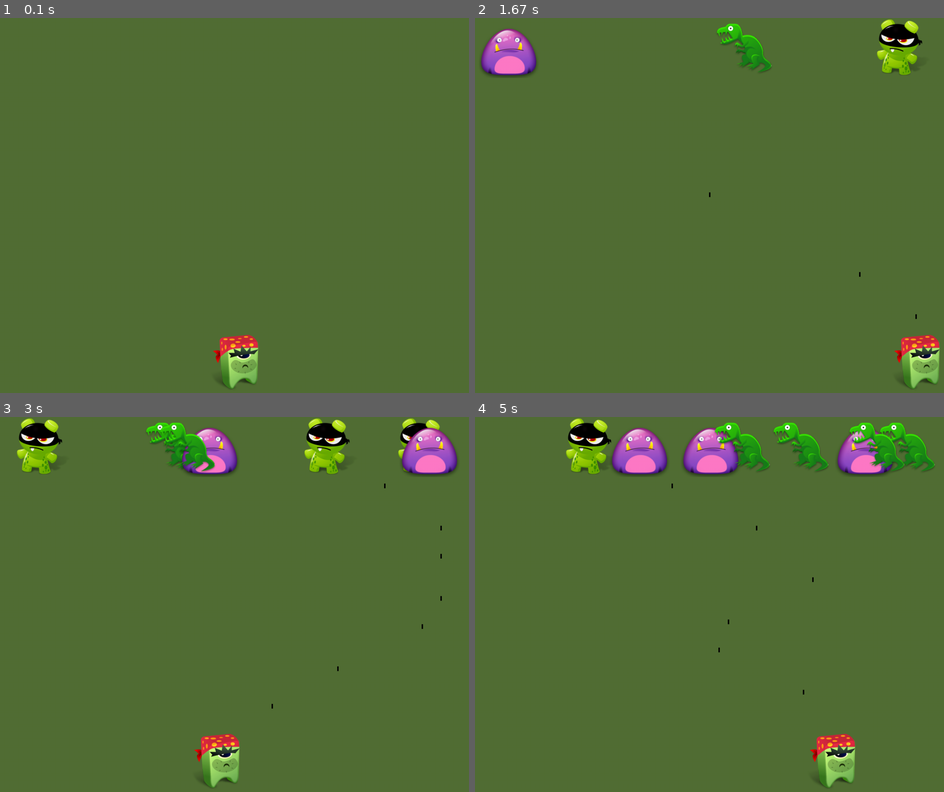
Above: before the commit, frames 1-4 (two rows, left to right).
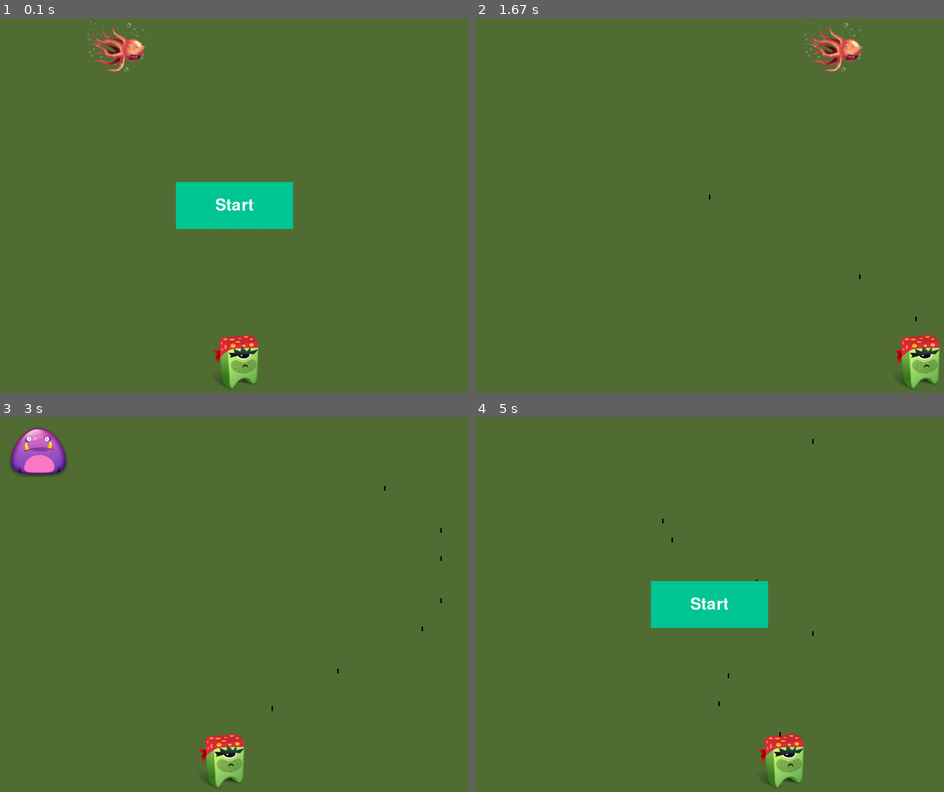
Above: after the commit, the same moments.

Repository: yalexhwang/pygame
Game: pygame game, started from game.py
Two runs of this game, one before a commit and one after it. Both use one fixed random seed, a clock stepped at 60 frames per second and the inputs below. The source is Python 2; it was converted automatically to run under Python 3.
Inputs (mouse positions are in pixels of both pictures, inside the frame that each line leads up to):
- Up to frame 1 (0.1 s): no input
- Up to frame 2 (1.67 s): click (709, 205) at 0.38 s; hold Space 0.67-1.13 s; hold Right 0.67-1.13 s; move the mouse to (690, 220) at 0.7 s; hold Right 1.17-1.63 s; tap Space at 1.23, 1.53 s
- Up to frame 3 (3 s): hold Right 1.67-2.13 s; tap Space at 1.73, 2.03, 2.23, 2.53, 2.8 s; hold Left 2.17-2.7 s; hold Left from 2.73 s (still down)
- Up to frame 4 (5 s): tap Space at 3.1, 3.23, 3.53, 3.9, 4.2, 4.4, 4.7 s; release Left at 3.13 s; hold Right 3.17-3.8 s; hold Left 3.83-4.3 s; hold Right 4.33-4.8 s

The runs differ from the first frame. In frame 1, 3.8% of the frame differs, in the area x 18-63%, y 0-57%; in frame 2, 3.5%; in frame 3, 6.5%; in frame 4, 12%, in the area x 19-98%, y 0-99%.

Commit message:
start button and background music added

Diff:
--- a/game.py
+++ b/game.py
@@ -3,8 +3,10 @@
 from settings import Settings
 import game_functions as gf
 from pygame.sprite import Group, groupcollide
+import time
 from bullets import Bullet
 from monster import Monster
+from play_button import Play_button
 
 #Set up the main core function
 def run_game():
@@ -16,24 +18,42 @@
   #set msg on status bar
   pygame.display.set_caption("Monster Attack")
 
+  #music
+  pygame.mixer.music.load('sounds/music.wav')
+  pygame.mixer.music.play(-1)
+
+  #create a play button and assign it to a var
+  play_button = Play_button(screen, 'Start')
+
   #set variable equal to the class and pass it to the screen
   hero = Hero(screen)
 
   #set the bullets to group(built-in of pygame, upgrade to list)
   bullets = Group()
   monsters = Group()
+  new_monster = Monster(screen)
+  monsters.add(new_monster)
+  #init counter at 0
+  tick = 0
 
   while 1: #1 is true, run this loop forever...
     #call gf (aliased from game_functions), get the check_event method
-    gf.check_events(hero, bullets, monsters, screen, game_settings)
-    hero.update() #update the hero flags
-    bullets.update()
-    monsters.update()
+    gf.check_events(hero, bullets, monsters, screen, game_settings, play_button)
     #call to update the screen
-    gf.update_screen(game_settings, screen, hero, bullets, monsters)
-    #get rid of bullets that are off the screen
-    groupcollide(bullets, monsters, True, True)
-
-
+    gf.update_screen(game_settings, screen, hero, bullets, monsters, play_button)
+    tick += 1
+    if game_settings.game_active:
+      hero.update() #update the hero flags
+      bullets.update()
+      monsters.update()
+      if tick % 150 == 0:
+        new_monster = Monster(screen)
+        monsters.add(new_monster)
+      #get rid of bullets that are off the screen
+      dict = groupcollide(bullets, monsters, True, True)
+      if dict:
+        print "you hit a monster"
+        pygame.mixer.music.load('sounds/lose.wav')
+        pygame.mixer.music.play(-1)
 
 run_game() #start the game
--- a/game_functions.py
+++ b/game_functions.py
@@ -5,12 +5,17 @@
 from bullets import Bullet
 from monster import Monster
 
-def check_events(hero, bullets, monsters, screen, game_settings):
+
+def check_events(hero, bullets, monsters, screen, game_settings, play_button):
   #run through all pygame events
   for event in pygame.event.get():
     #...if it's QUIT, exit the game
     if event.type == pygame.QUIT:
       sys.exit()
+    elif event.type == pygame.MOUSEBUTTONDOWN:
+        mouse_x, mouse_y = pygame.mouse.get_pos()
+        if play_button.rect.collidepoint(mouse_x, mouse_y):
+          game_settings.game_active = True
     elif event.type == pygame.KEYDOWN:
       if event.key == pygame.K_RIGHT: #righ pressed
         hero.moving_right = True #set the flag
@@ -19,8 +24,6 @@
       elif event.key == pygame.K_SPACE:
         new_bullet = Bullet(screen, hero, game_settings)
         bullets.add(new_bullet)
-        new_monster = Monster(screen)
-        monsters.add(new_monster)
     elif event.type == pygame.KEYUP:
       if event.key == pygame.K_RIGHT:
         hero.moving_right = False
@@ -28,11 +31,15 @@
         hero.moving_left = False
 
 
-def update_screen(settings, screen, hero, bullets, monsters):
+def update_screen(settings, screen, hero, bullets, monsters, play_button):
   screen.fill(settings.bg_color) #fill the background(bg) with our green
   hero.draw_me() #call the draw method and put the hero on the screen
   for bullet in bullets.sprites():
     bullet.draw_bullet()
   for monster in monsters.sprites():
     monster.draw_monster()
+  if not settings.game_active:
+    play_button.draw_button()
+  if len(monsters) == 0:
+    settings.game_active = False
   pygame.display.flip()
--- a/monster.py
+++ b/monster.py
@@ -13,7 +13,7 @@
 		self.direction = random.randint(0, 1)
 
 		#randomize monster images
-		img = ['monster1.png', 'tyrannosaurus_rex.png', 'masktoy.png']
+		img = ['m-black.png', 'm-purple.png', 'm-boss.png', 'm-octopus.png', 'm-tongue.png', 'm-tyrano.png']
 		img_i = random.randint(0, len(img) - 1)
 		self.image = pygame.image.load('images/' + img[img_i])
 
--- /dev/null
+++ b/play_button.py
@@ -0,0 +1,27 @@
+import pygame.font
+
+class Play_button(object):
+	def __init__(self, screen, button_text):
+		self.screen = screen
+		self.screen_rect = screen.get_rect()
+
+		self.width = 250
+		self.height = 100
+		self.button_color = 0, 200, 150
+		self.text_color = 255, 255, 255
+		# font name (None = default system font), font size
+		self.font = pygame.font.Font(None, 52)
+		self.rect = pygame.Rect(0, 0, self.width, self.height)
+		self.rect.center = self.screen_rect.center
+		self.setup_message(button_text)
+
+	def setup_message(self, button_text):
+		self.image_message = self.font.render(button_text, True, self.text_color)
+		self.image_message_rect = self.image_message.get_rect()
+		self.image_message_rect.center = self.rect.center
+
+	def draw_button(self):
+		#load up the image/text to have it ready to draw
+		self.screen.fill(self.button_color, self.rect)
+		#draw it
+		self.screen.blit(self.image_message, self.image_message_rect)
--- a/settings.py
+++ b/settings.py
@@ -8,3 +8,5 @@
     self.bullet_width = 3
     self.bullet_height = 10
     self.bullet_color = 0,0,0
+
+    self.game_active = False
--- /dev/null
+++ b/sounds.py
@@ -0,0 +1,10 @@
+import pygame
+
+pygame.mixer.init()
+win_sound = pygame.mixer.Sound('sounds/win3.wav')
+lose_sound = pygame.mixer.Sound('sounds/lose.wav')
+lose_sound.play()
+while True:
+    pass
+
+pygame.mixer.quit()
--- /dev/null
+++ b/start_button.py
@@ -0,0 +1,27 @@
+import pygame.font
+
+class Play_button(object):
+	def __init__(self, screen, button_text):
+		self.screen = screen
+		self.screen_rect = screen.get_rect()
+
+		self.width = 250
+		self.height = 100
+		self.button_color = 0, 200, 150
+		self.text_color = 255, 255, 255
+		# font name (None = default system font), font size
+		self.font = pygame.font.Font(None, 52)
+		self.rect = pygame.Rect(0, 0, self.width, self.height)
+		self.rect.center = self.screen_rect.center
+		self.setup_message(button_text)
+
+	def setup_message(self, button_text):
+		self.image_message = self.font.render(button_text, True, self.text_color)
+		self.image_message_rect = self.image_message.get_rect()
+		self.image_message_rect.center = self.rect.center
+
+	def draw_button(self):
+		#load up the image/text to have it ready to draw
+		self.screen.fill(self.button_color, self.rect)
+		#draw it
+		self.screen.blit(self.image_message, self.image_message.rect)
Binary file removed: images/ball.gif
Binary file added: images/m-black.png
Binary file added: images/m-boss.png
Binary file added: images/m-octopus.png
Renamed: images/monster1.png -> images/m-purple.png
Binary file added: images/m-tongue.png
Renamed: images/tyrannosaurus_rex.png -> images/m-tyrano.png
Not shown, changed: game_functions.pyc
Not shown, changed: images/.DS_Store
Not shown, changed: monster.pyc
Not shown, changed: settings.pyc
Not shown, added: sounds/.DS_Store
(and 3 more such lines)
